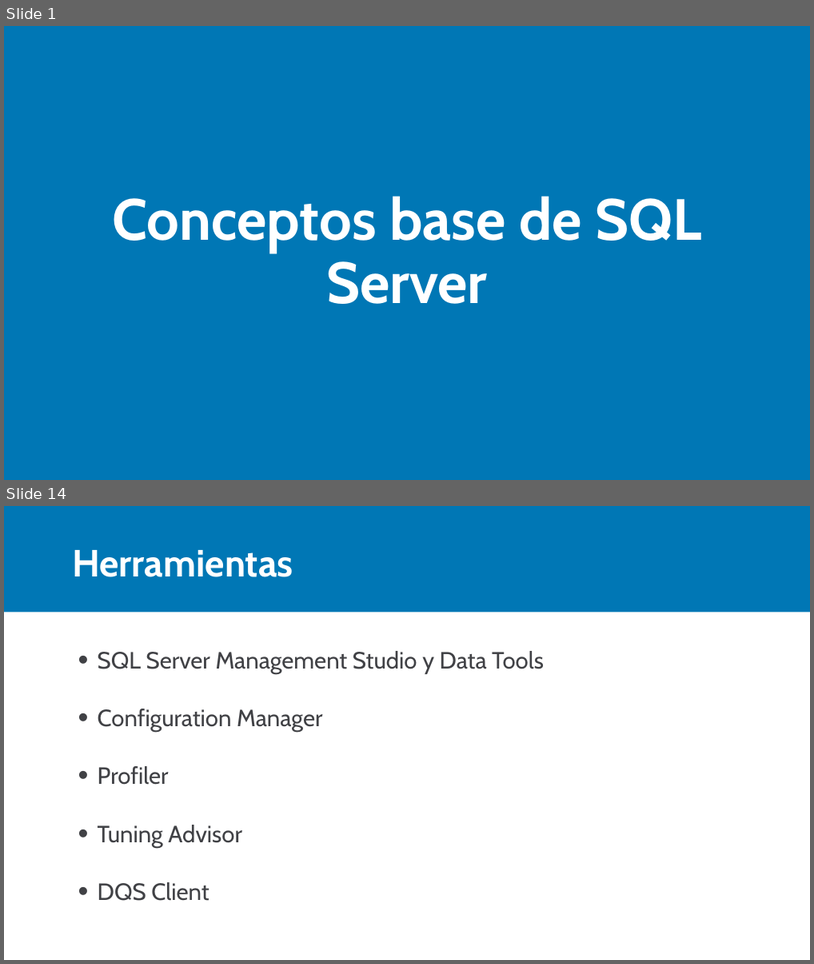
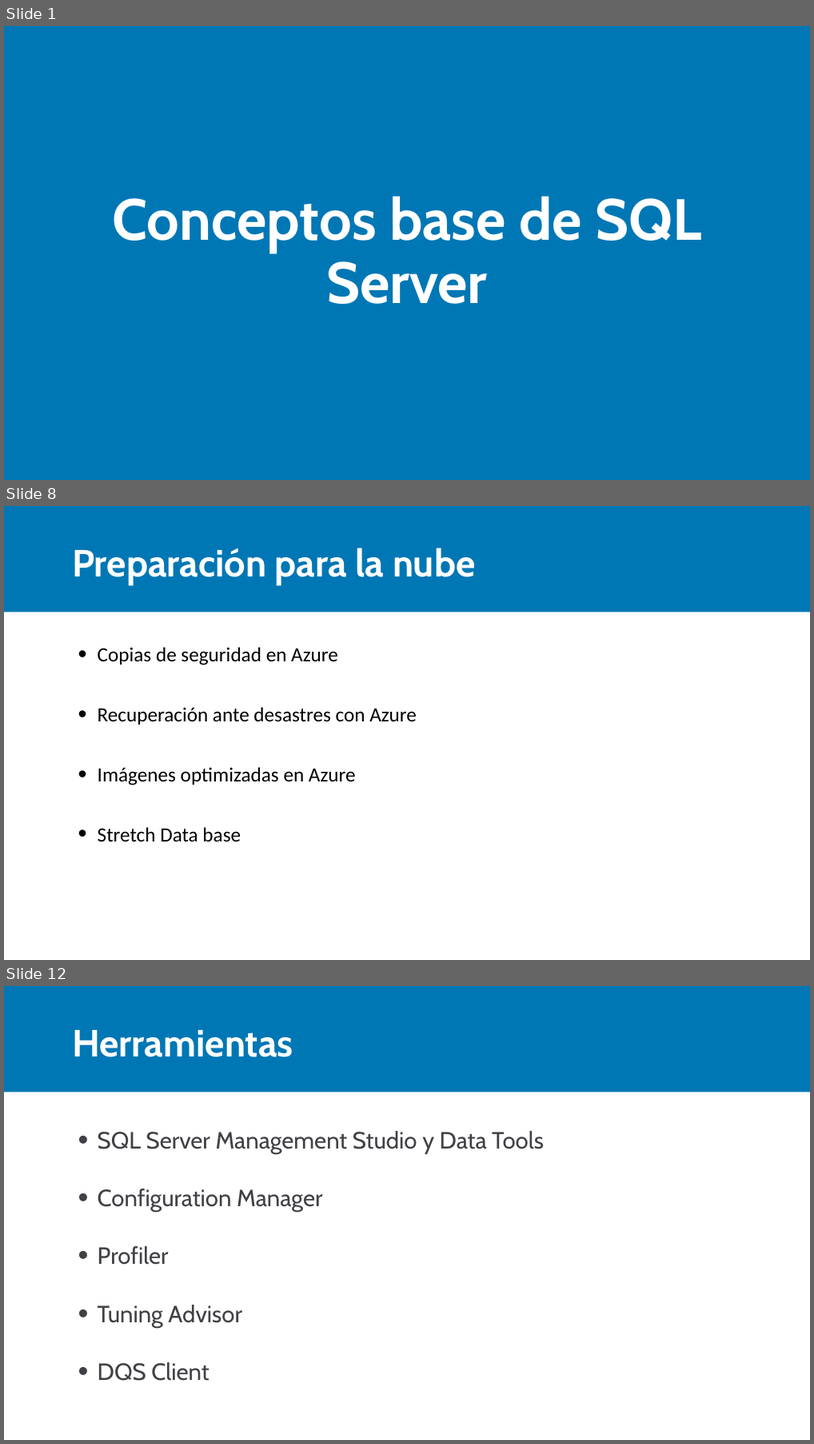
Before and after one commit to Camilo193/SQL, a slide deck: 01_Uso de objetos Nativos/01_Conociendo a SQL Server/Conceptos base.pptx. Shown one above the other, each under a label of ours: slides 1 and 14 before the commit, slides 1, 8 and 12 after it; the slides between them are not shown. The pictures are 814x964 and 814x1444 pixels, drawn with LibreOffice and Linux fonts; fonts in the diff are those of the drawing. Boxes give left, top, right and bottom in pixels: in the first picture for what was removed or moved away, otherwise in the second. Text is boxed around its words. In the diff, an @@ line names an element or a change of style, - is before the commit and + after.

```diff
--- a/01_Uso de objetos Nativos/01_Conociendo a SQL Server/Conceptos base.pptx
+++ b/01_Uso de objetos Nativos/01_Conociendo a SQL Server/Conceptos base.pptx
@@ slide 8 added at [4, 506, 810, 960], background #FFFFFF; not listed: 1 template element that a slide beside it also shows @@
@@ title added at [72, 548, 475, 585], 45 pt, text #FFFFFF, bold @@
+Preparación para la nube
@@ text added at [98, 647, 417, 842], 24 pt, text #000000 @@
+  • Copias de seguridad en Azure
+  • Recuperación ante desastres con Azure
+  • Imágenes optimizadas en Azure
+  • Stretch Data base
@@ what was slide 14 is now slide 12 @@
```
Also in this commit, not shown: 3 slides changed, 6 other slides added, 9 slides removed.
